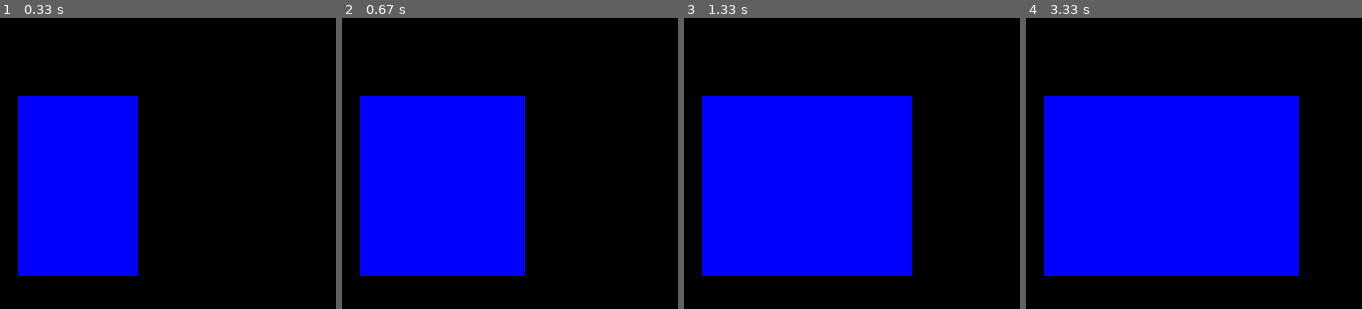
Above: before the commit, frames 1-4 (left to right).
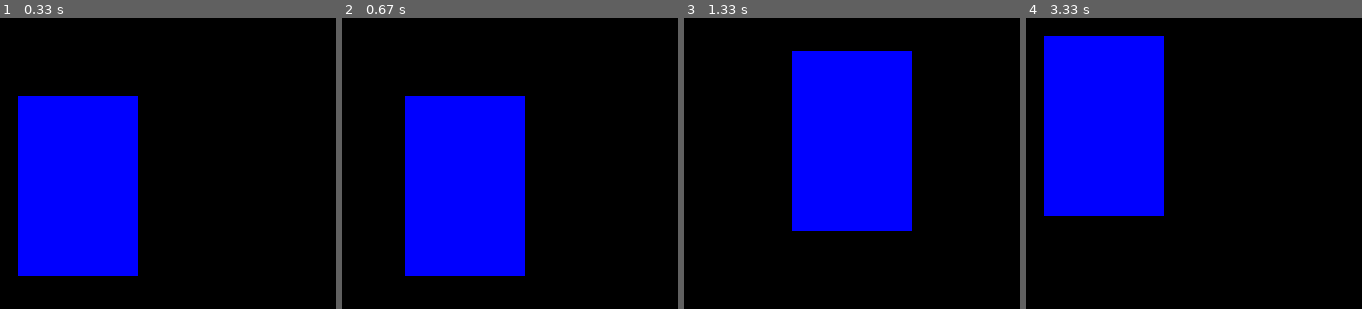
Above: after the commit, the same moments.

Repository: bogdns/bin_project
Game: pygame game, started from game.py
Two runs of this game, one before a commit and one after it. Both use one fixed random seed, a clock stepped at 60 frames per second and the inputs below.
Inputs:
- Up to frame 1 (0.33 s): no input
- Up to frame 2 (0.67 s): hold Right from 0.33 s (still down)
- Up to frame 3 (1.33 s): release Right at 0.8 s; hold Up 0.83-1.13 s; hold Right from 1.17 s (still down)
- Up to frame 4 (3.33 s): release Right at 1.63 s; hold Left 1.67-2.2 s; hold Down 2.23-2.53 s; hold Left 2.57-2.97 s; hold Up from 3 s (still down)

Frame 1 is identical in both runs. In frame 2, 8.3% of the frame differs, in the area x 5-19%, y 26-89%; in frame 3, 28%; in frame 4, 40%, in the area x 5-82%, y 6-89%.

Commit message:
move body only

Diff:
--- a/game.py
+++ b/game.py
@@ -24,8 +24,11 @@
         x -= speed
     if keys[pygame.K_RIGHT]:
         x += speed
-
-
+    if keys[pygame.K_DOWN]:
+        y += speed
+    if keys[pygame.K_UP]:
+        y -= speed
+    window.fill((0,0,0))
     pygame.draw.rect(window, (0, 0, 255), (x, y, width, height))
     pygame.display.update()
 
